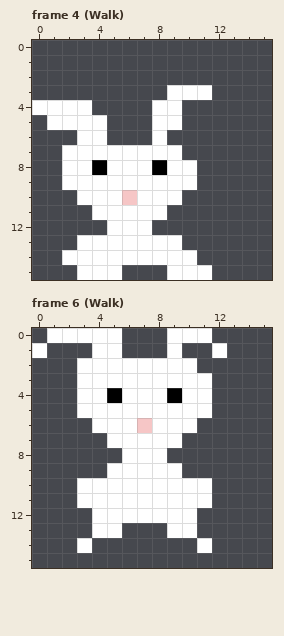
File history of a pixel-art file, public/bunny.aseprite. The picture above was drawn from the file before the commit.
16x16 pixels, 10 frames. Shown: frame 4 (Walk), frame 6 (Walk). The commit also changed other frames, which this record leaves out.
After the commit:
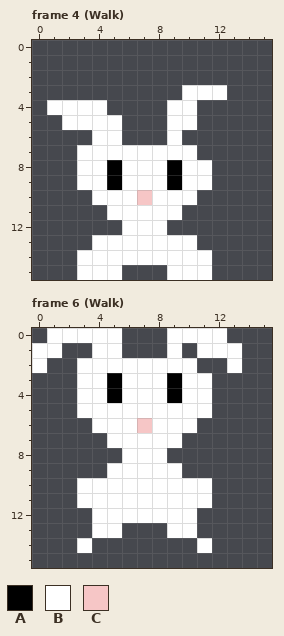
Palette (. is transparent): A #000000  B #ffffff  C #f6c6c6
Diff:
--- frame 4 (Walk)
@@ x 0..15 @@
  2 ................
- 3 .........BBB....
- 4 BBBB....BB......
- 5 .BBBB...BB......
- 6 ...BB...B.......
- 7 ..BBBBBBBB......
- 8 ..BBABBBABB.....
- 9 ..BBBBBBBBB.....
-10 ...BBBCBBB......
-11 ....BBBBB.......
-12 .....BBB........
-13 ...BBBBBBB......
-14 ..BBBBBBBBB.....
+ 3 ..........BBB...
+ 4 .BBBB....BB.....
+ 5 ..BBBB...BB.....
+ 6 ....BB...B......
+ 7 ...BBBBBBBB.....
+ 8 ...BBABBBABB....
+ 9 ...BBABBBABB....
+10 ....BBBCBBB.....
+11 .....BBBBB......
+12 ......BBB.......
+13 ....BBBBBBB.....
+14 ...BBBBBBBBB....
 15 ...BBB...BBB....
--- frame 6 (Walk)
@@ x 0..15 @@
- 0 .BBBBB...BBB....
- 1 B...BB...B..B...
- 2 ...BBBBBBBB.....
- 3 ...BBBBBBBBB....
+ 0 .BBBBB...BBBB...
+ 1 BB..BB...B.BBB..
+ 2 B..BBBBBBBB..B..
+ 3 ...BBABBBABB....
  4 ...BBABBBABB....
